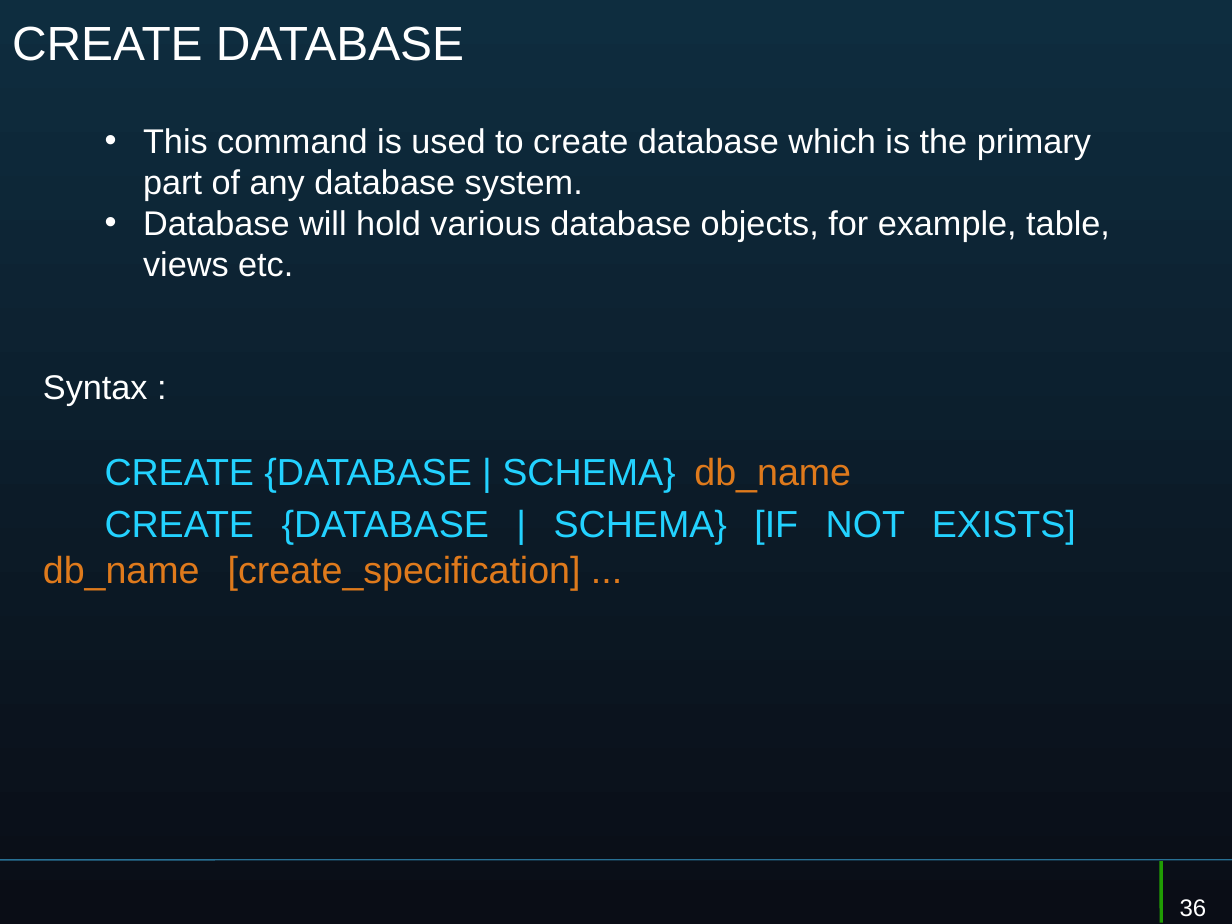
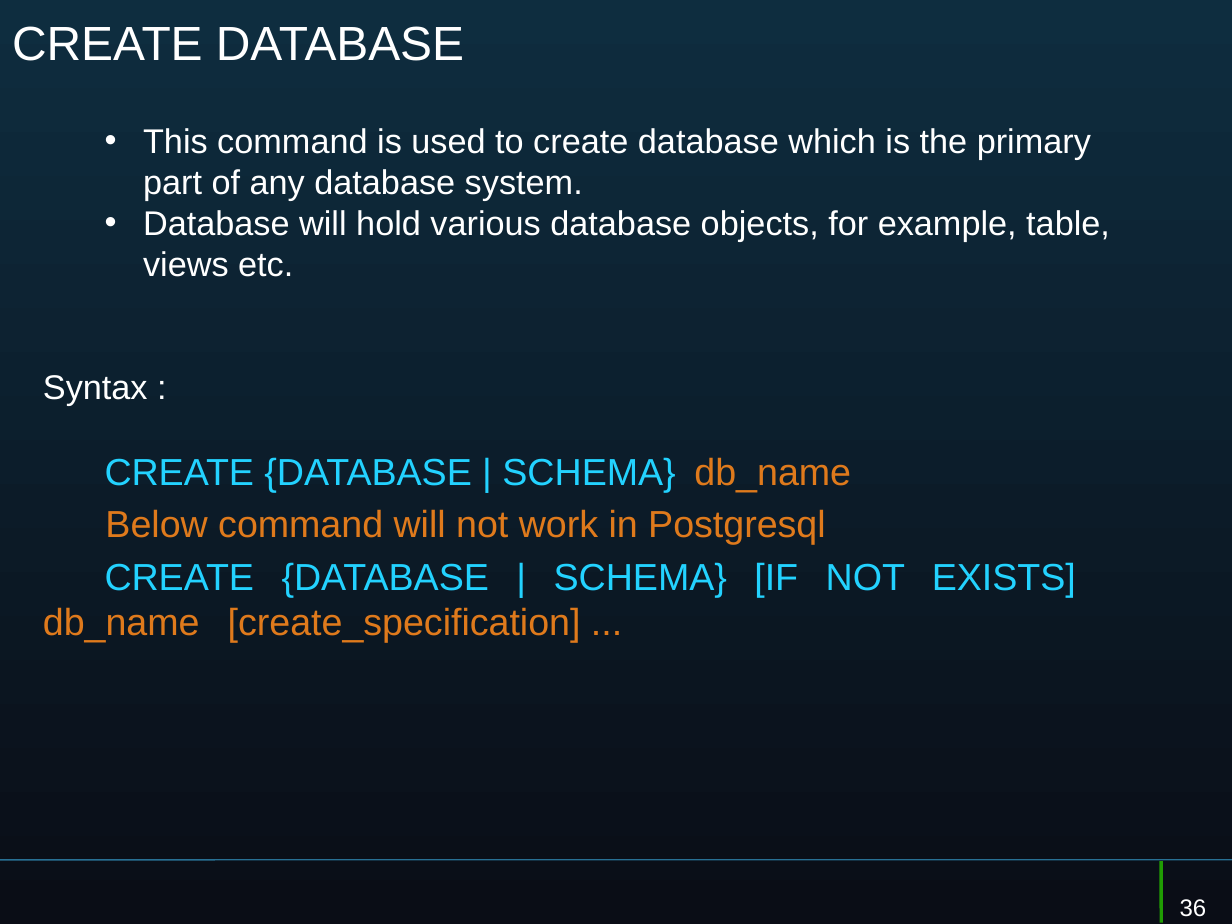
Before and after one commit to Rgutierrez0501/classworkwvustan, a slide deck: slide 11 of sql/02_DDL, DCL.pptx. Drawn at 1232x924 pixels with LibreOffice and Linux fonts; fonts in the diff are those of the drawing. Boxes give left, top, right and bottom in pixels: in the first picture for what was removed or moved away, otherwise in the second. Text is boxed around its words. In the diff, an @@ line names an element or a change of style, - is before the commit and + after.

Commit message:
Java PPTs

```diff
--- a/sql/02_DDL, DCL.pptx
+++ b/sql/02_DDL, DCL.pptx
@@ text at (105,509,825,545): paragraph added @@
+Below command will not work in Postgresql
```
Also in this commit, not shown: 3 other files.
